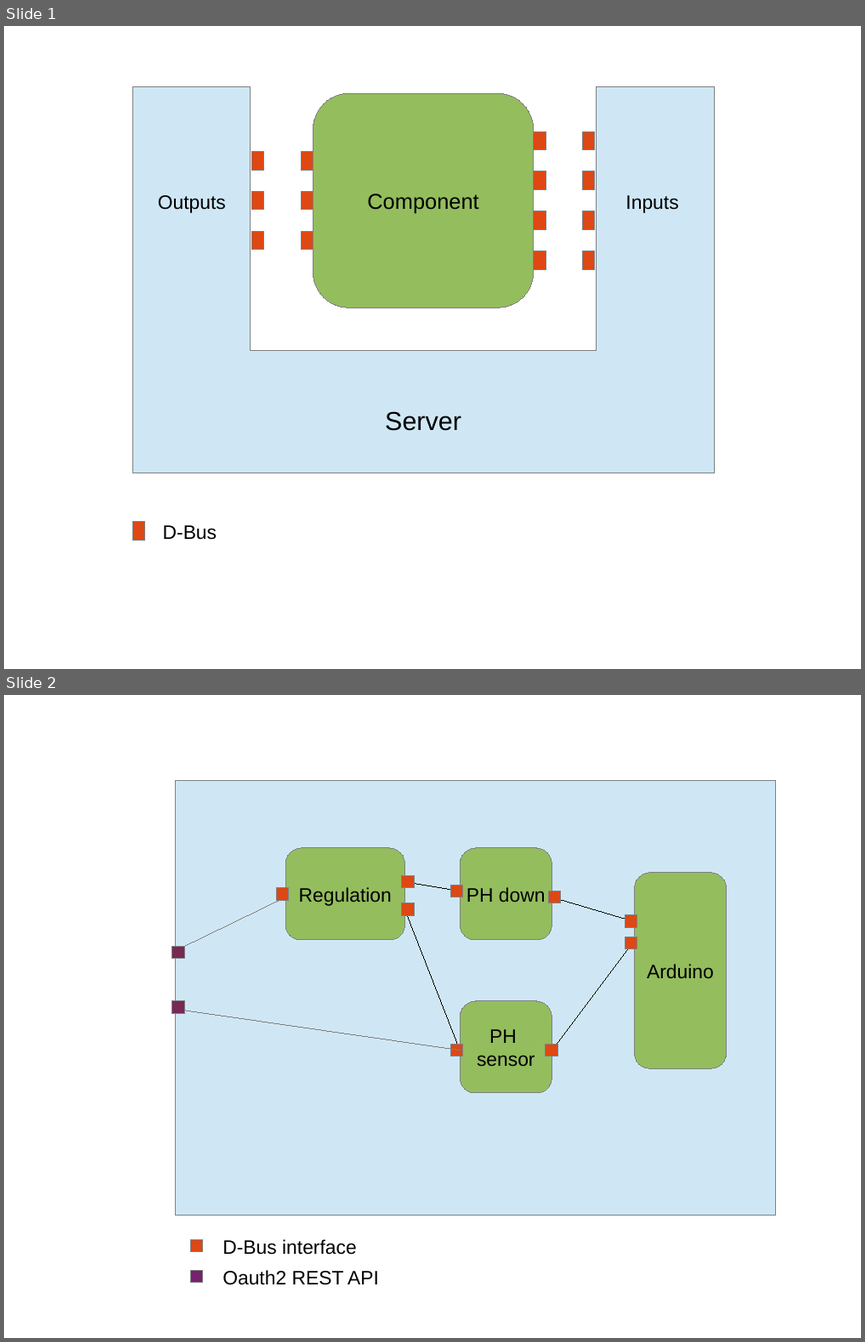
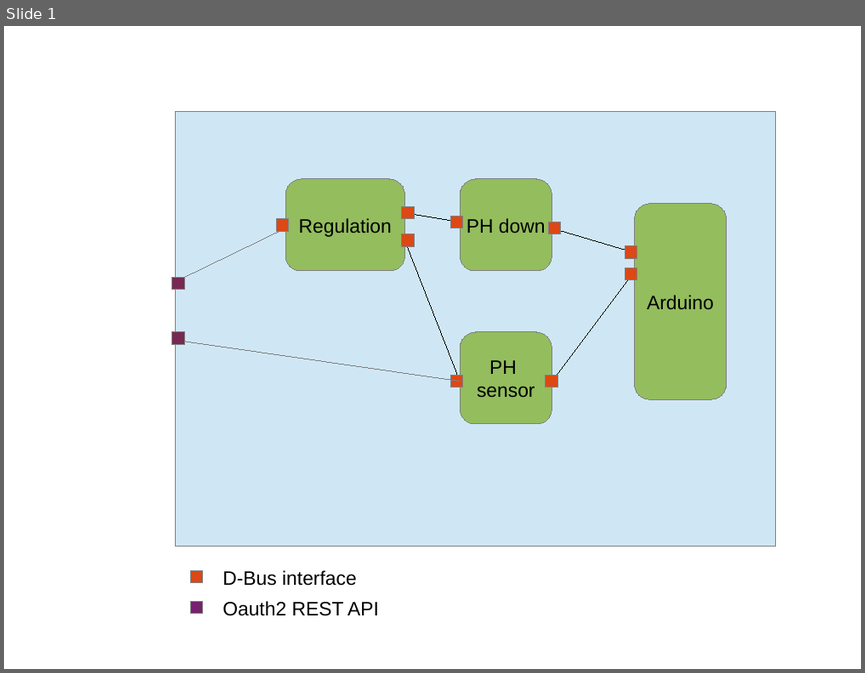
Before and after one commit to jaypeche/Rmll2013, a slide deck: dessins/application.odp. Shown one above the other, each under a label of ours: slides 1 and 2 before the commit, slide 1 after it. The pictures are 865x1342 and 865x673 pixels, drawn with LibreOffice and Linux fonts; fonts in the diff are those of the drawing. Boxes give left, top, right and bottom in pixels: in the first picture for what was removed or moved away, otherwise in the second. Text is boxed around its words. In the diff, an @@ line names an element or a change of style, - is before the commit and + after.

Commit message:
useless slide

```diff
--- a/dessins/application.odp
+++ b/dessins/application.odp
@@ slide 1 removed at (x1=4, y1=26, x2=861, y2=669), background #FFFFFF @@
@@ freeform shape removed at (x1=132, y1=87, x2=714, y2=473) @@
-Server
@@ rounded rectangle removed at (x1=313, y1=94, x2=534, y2=308) @@
-Component
@@ text removed at (x1=158, y1=195, x2=226, y2=213) @@
-Outputs
@@ text removed at (x1=625, y1=195, x2=678, y2=213) @@
-Inputs
@@ group removed at (x1=252, y1=151, x2=313, y2=250): 6 rectangles @@
@@ group removed at (x1=534, y1=131, x2=595, y2=269): 8 rectangles @@
@@ rectangle removed at (x1=132, y1=522, x2=145, y2=540) @@
@@ text removed at (x1=163, y1=525, x2=216, y2=539) @@
-D-Bus
@@ what was slide 2 is now slide 1 @@
```
